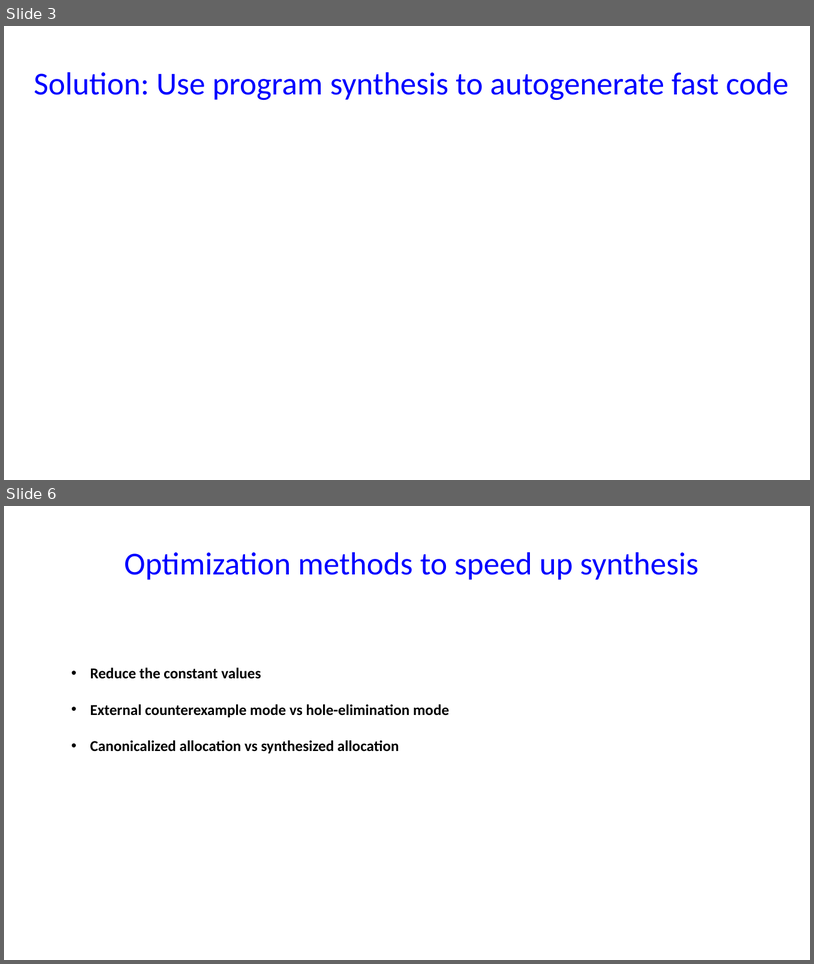
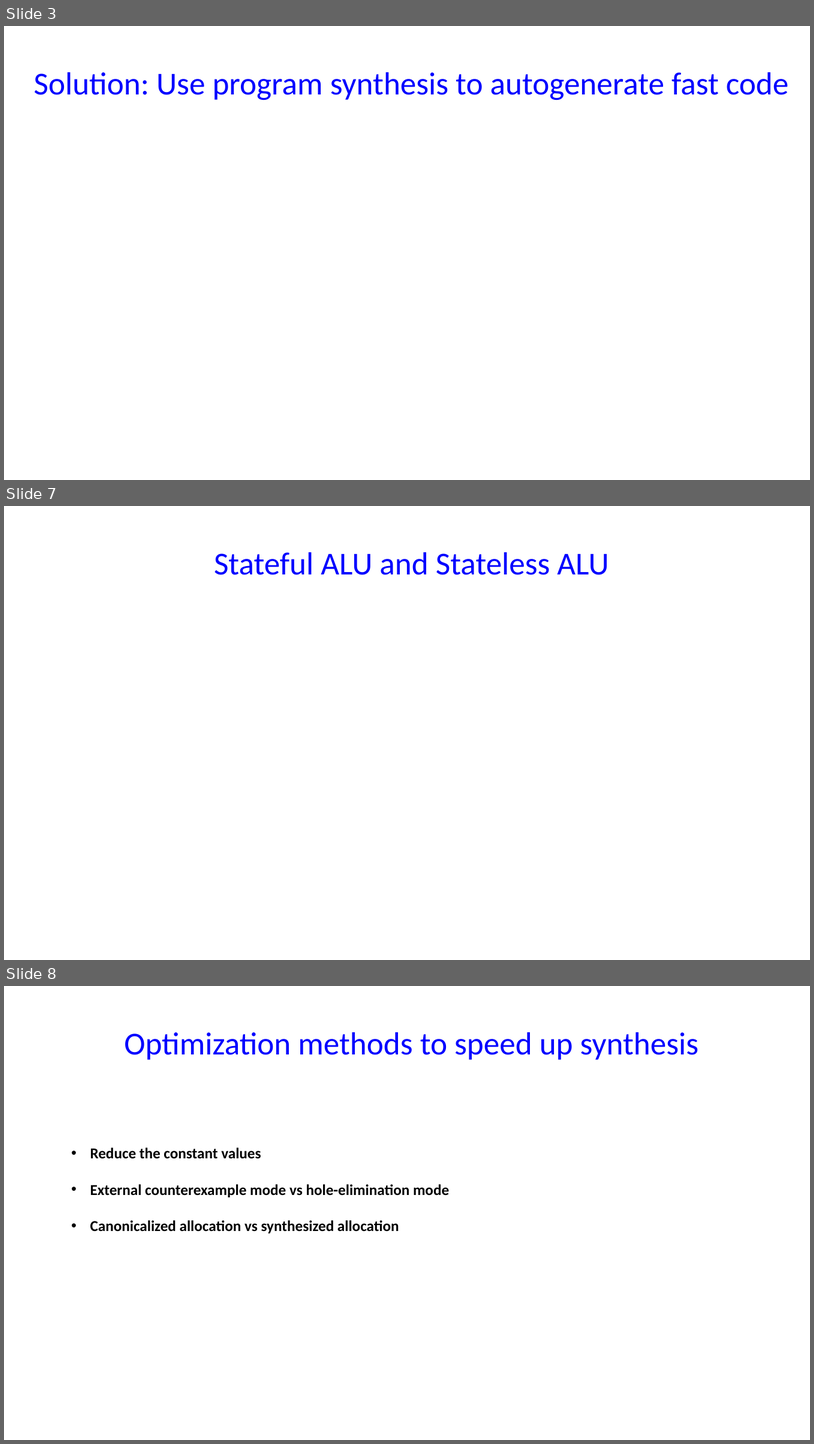
Before and after one commit to chipmunk-project/chipmunk_talk, a slide deck: HotNets_talk.pptx. Shown one above the other, each under a label of ours: slides 3 and 6 before the commit, slides 3, 7 and 8 after it; the slides between them are not shown. The pictures are 814x964 and 814x1444 pixels, drawn with LibreOffice and Linux fonts; fonts in the diff are those of the drawing. Boxes give left, top, right and bottom in pixels: in the first picture for what was removed or moved away, otherwise in the second. Text is boxed around its words. In the diff, an @@ line names an element or a change of style, - is before the commit and + after.

```diff
--- a/HotNets_talk.pptx
+++ b/HotNets_talk.pptx
@@ slide 7 added at (4,506,810,960), background #FFFFFF @@
@@ text added at (214,552,609,575), 38 pt, text #0000FF @@
+Stateful ALU and Stateless ALU
@@ what was slide 6 is now slide 8 @@
```
Also in this commit, not shown: 2 slides changed, 8 other slides added, 2 slides removed.
